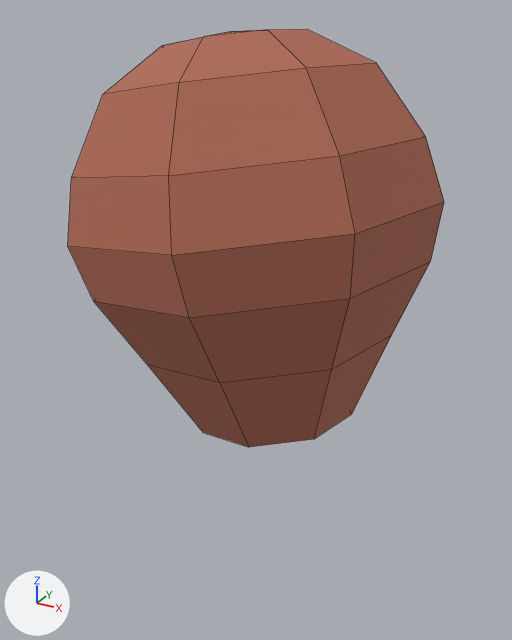
An edit to the Blender file Assets/Models_Blender/Chicken.blend, drawn before and after from the same camera.
One viewpoint serves both versions: a 50 mm camera at (0.361, -0.653, 0.211) aimed at (-0.003, 0.01, -0.12). Every picture has the same lights, and +X, +Y and +Z are marked at lower left. The picture after the commit comes second. Mesh edges are drawn as thin lines.

The older version as bpy lines, for what is in view:
```python
me_sphere = bpy.data.meshes.new('Sphere')
me_sphere.from_pydata(...)  # 57 vertices, 56 faces; spans x -1.0..1.0, y -1.0..1.0, z -0.96..1.12
me_sphere.materials.append(mat_material_001)  # orange #b6715c
# before: 6 (0.32, 0.32, 1.12) at pixel (314, 439), 13 (0.46, 0.0, 1.12) at pixel (351, 414), 20 (0.32, -0.32, 1.12), 27 (0.0, -0.46, 1.12), 34 (-0.32, -0.32, 1.12)
# before: 41 (-0.46, 0.0, 1.12), 48 (-0.32, 0.32, 1.12) at pixel (203, 432), 55 (0.0, 0.46, 1.12) at pixel (248, 447)
ob_meat = bpy.data.objects.new('Meat', me_sphere)
ob_meat.location = (0.0, 0.0, 0.0)
ob_meat.rotation_euler = (-3.215, -0.142, 0.174)  # degrees (-184, -8.1, 10)
ob_meat.scale = (0.2, 0.2, 0.2)
```
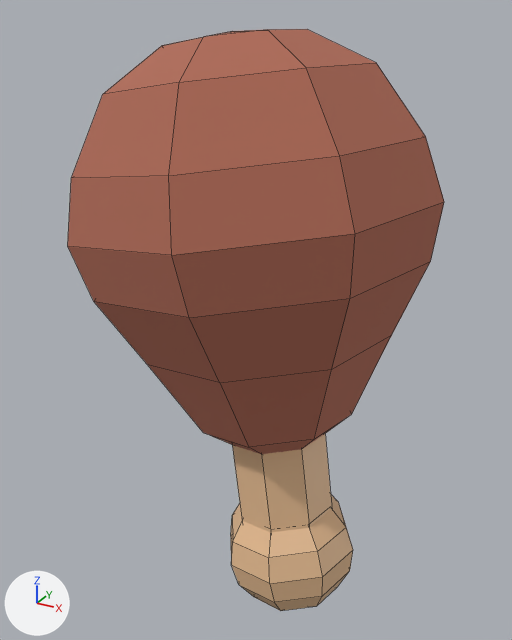
Boxes [x1, y1, x2, y2] around the edits, measured in the pictures (512 x 640 px):
'Meat', reshaped (39% taller)
    before: [68, 29, 444, 447]
    after: [68, 29, 444, 611]
part 1 of me_sphere, added (beige)
    after: [231, 495, 353, 611]
part 2 of me_sphere, added (beige)
    after: [232, 434, 332, 533]
part 3 of me_sphere, added
    after: [205, 416, 349, 454]
part 4 of me_sphere, edited (looks the same)
    both: [68, 29, 444, 447]

The change in detail:
Picture 'ChickenRotten_mat Base Color' (img_chickenrotten_mat_base_color) is new.
Material 'ChickenRotten_mat' (mat_chickenrotten_mat) is new.
Its texture is img_chickenrotten_mat_base_color.
Its metallic is 0.188.
Its roughness is 1.0.
Material 'Material.002' (mat_material_002) is new.
Its base color is (0.8, 0.511, 0.289) (beige #e7bd92).
me_sphere is used by ob_meat; location (0.0, 0.0, 0.0); rotation (-3.215, -0.142, 0.174), in degrees (-184, -8.1, 10); scale (0.2, 0.2, 0.2).
Verts and faces of me_sphere; kept vertices keep their numbers, new ones are numbered from 57.
me_sphere had 57 vertices, 56 faces and spanned x -1.0..1.0, y -1.0..1.0, z -0.96..1.12.
me_sphere now has 132 vertices, 138 faces and spans x -1.0..1.0, y -1.0..1.0, z -0.96..2.42.
me_sphere part 1: a new loose piece, a UV sphere (8 segments, 8 rings, poles along z) spanning x -0.4..0.4, y -0.4..0.4, z 1.62..2.42, in mat_material_002 (beige #e7bd92).
me_sphere part 2: a new loose piece, an 8-sided cylinder along z spanning x -0.29..0.29, y -0.29..0.29, z 0.46..1.93, in mat_material_002 (beige #e7bd92).
Part 3, on me_sphere:
New vertex 57 is at (0.0, 0.0, 1.48).
New faces: (6, 55, 57), (6, 57, 13), (13, 57, 20), (20, 57, 27), (27, 57, 34), (34, 57, 41) (mat_chickenrotten_mat (picture img_chickenrotten_mat_base_color)).
New faces: (41, 57, 48), (48, 57, 55) (mat_chickenrotten_mat (picture img_chickenrotten_mat_base_color)).
me_sphere part 4: 56 faces spanning x -1.0..1.0, y -1.0..1.0, z -0.96..1.12 switch from mat_material_001 (orange #b6715c) to mat_chickenrotten_mat (picture img_chickenrotten_mat_base_color).
me_sphere gains material mat_material_002 (beige #e7bd92).
